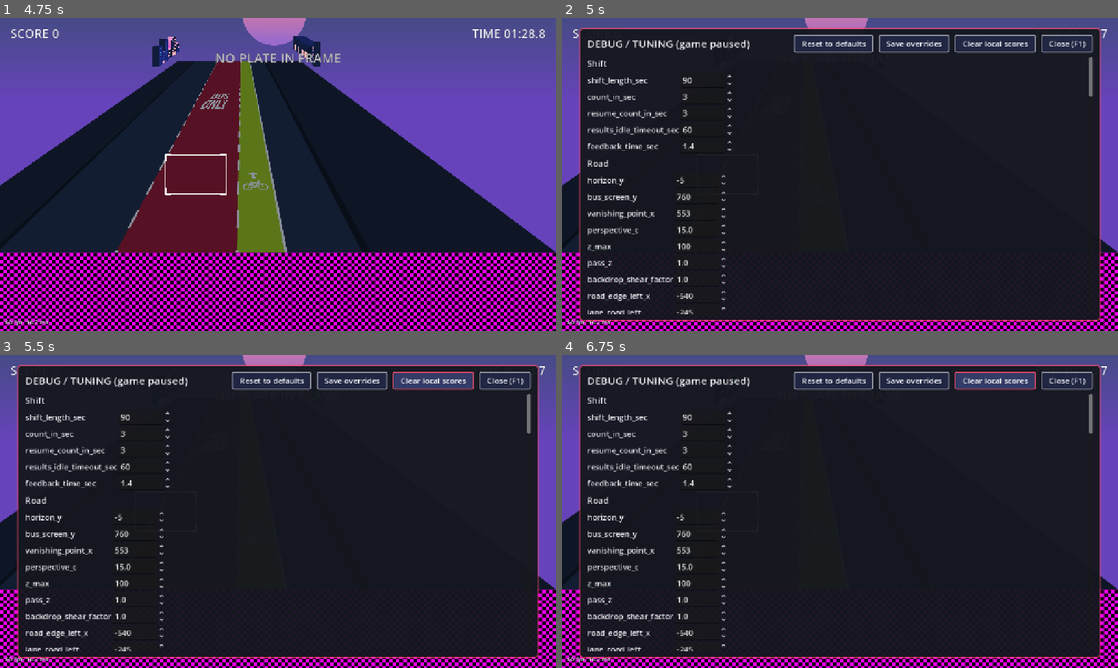
Above: before the commit, frames 1-4 (two rows, left to right).
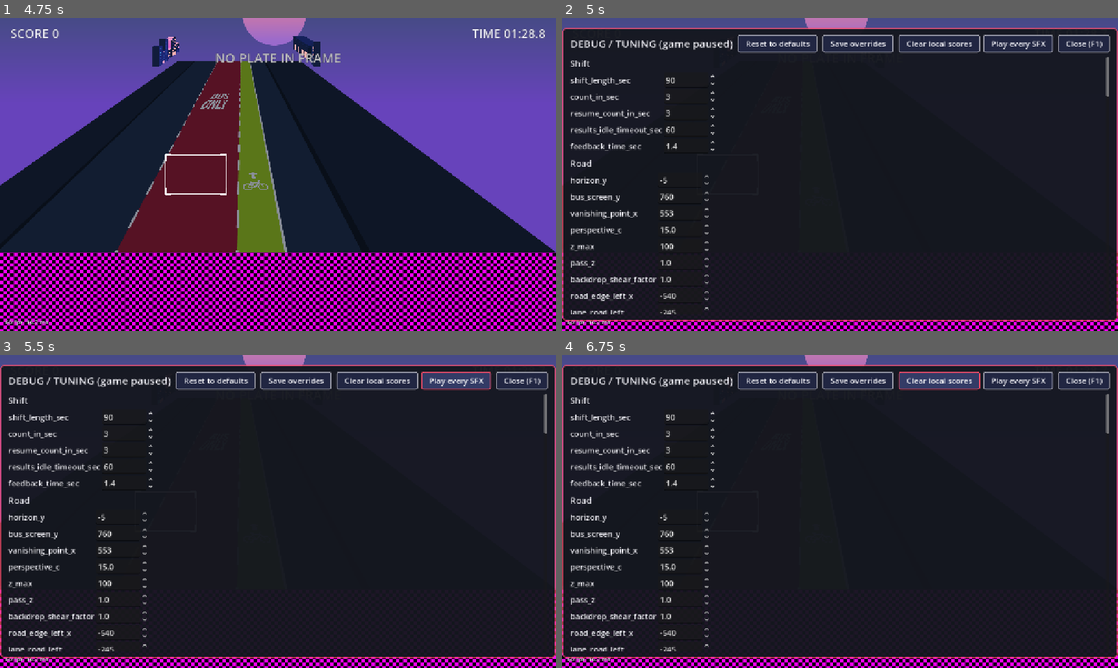
Above: after the commit, the same moments.

Repository: tkforgeworks/robo-narc
Game: Godot game, scene res://scenes/core/main.tscn
The game is run twice, just before and just after one commit, with the same random seed, the same clock (stepped at 60 frames per second) and the same inputs.
Inputs (mouse positions are in pixels of both pictures, inside the frame that each line leads up to):
- Up to frame 1 (4.75 s): click "START SHIFT" at 0.5 s; tap Enter at 1.25, 3.5 s; move the mouse to (400, 158) at 1.27 s; hold D (move_right) 1.28-2 s; hold Space (capture) 1.28-2 s; click (400, 158) at 1.42 s; drag from (166, 190) to (250, 237) at 2.02 s; move the mouse to (333, 105) at 2.77 s; hold D (move_right) 2.78-3.5 s; hold Shift 2.78-3.5 s; tap Space (capture) at 3.05 s; drag from (250, 237) to (111, 127) at 3.52 s; move the mouse to (444, 221) at 4.27 s; hold A (move_left) from 4.28 s (still down); hold Space (capture) from 4.28 s (still down); tap Ctrl at 4.35 s
- Up to frame 2 (5 s): keep holding A (move_left); keep holding Space (capture); tap F1 (debug_menu) at 4.9 s
- Up to frame 3 (5.5 s): release A (move_left) at 5 s; release Space (capture) at 5 s; click (455, 380) at 5 s, where only the run after the commit has a clickable "Play every SFX"
- Up to frame 4 (6.75 s): click (1017, 380) at 5.75 s, where only the run after the commit has a clickable "Play every SFX"; click "Clear local scores" at 6.5 s

Frame 1 is identical in both runs. In frame 2, 11% of the frame differs, in the area x 0-100%, y 3-97%; in frame 3, 11%; in frame 4, 12%.

Commit message:
feat: audio cues, honk scheduler, music loop, and placeholder sounds (US6)
AudioCues resolves the seven SFX events (.ogg first, .wav accepted) into a
pooled player set on the SFX bus and stays a silent no-op for missing files.
ShiftSounds maps count-in, shutter, capture, miss, and shift-end events to
cues; HonkScheduler rolls honk_probability on swerves, merges, and passes.
MusicPlayer loops the background track on the Music bus. Generated WAV
placeholders ship for every hook so testers can hear them; the debug menu
gains a "Play every SFX" action.

Co-Authored-By: Claude Fable 5.1 <noreply@anthropic.com>

Diff:
--- a/scenes/core/main.tscn
+++ b/scenes/core/main.tscn
@@ -8,6 +8,7 @@
 [ext_resource type="PackedScene" path="res://scenes/screens/title_screen.tscn" id="6_title"]
 [ext_resource type="Script" path="res://src/core/app/letterbox.gd" id="7_letterbox"]
 [ext_resource type="PackedScene" path="res://scenes/core/touch_controls.tscn" id="8_touch"]
+[ext_resource type="Script" path="res://src/core/app/music_player.gd" id="9_music"]
 
 [node name="Main" type="Node"]
 script = ExtResource("1_main")
@@ -25,6 +26,9 @@
 [node name="AudioMixer" type="Node" parent="."]
 script = ExtResource("5_mixer")
 
+[node name="MusicPlayer" type="AudioStreamPlayer" parent="AudioMixer"]
+script = ExtResource("9_music")
+
 [node name="Letterbox" type="CanvasLayer" parent="."]
 layer = 50
 visible = false
--- a/scenes/game/gameplay.tscn
+++ b/scenes/game/gameplay.tscn
@@ -12,6 +12,9 @@
 [ext_resource type="PackedScene" path="res://scenes/game/count_in.tscn" id="10_countin"]
 [ext_resource type="PackedScene" path="res://scenes/game/hud.tscn" id="11_hud"]
 [ext_resource type="PackedScene" path="res://scenes/game/bus_overlay.tscn" id="12_bus"]
+[ext_resource type="Script" path="res://src/game/audio/audio_cues.gd" id="13_cues"]
+[ext_resource type="Script" path="res://src/game/audio/honk_scheduler.gd" id="14_honks"]
+[ext_resource type="Script" path="res://src/game/audio/shift_sounds.gd" id="15_sounds"]
 
 [node name="GameplayScreen" type="Node2D"]
 script = ExtResource("1_gameplay")
@@ -51,3 +54,12 @@
 [node name="CountIn" parent="Overlay/Frame" instance=ExtResource("10_countin")]
 
 [node name="Hud" parent="." instance=ExtResource("11_hud")]
+
+[node name="AudioCues" type="Node" parent="."]
+script = ExtResource("13_cues")
+
+[node name="HonkScheduler" type="Node" parent="."]
+script = ExtResource("14_honks")
+
+[node name="ShiftSounds" type="Node" parent="."]
+script = ExtResource("15_sounds")
--- /dev/null
+++ b/src/core/app/music_player.gd
@@ -0,0 +1,34 @@
+class_name MusicPlayer
+extends AudioStreamPlayer
+## Loops the background track on the Music bus when a file exists (`.ogg`
+## preferred, `.wav` accepted). Without one it stays silent and logs once
+## (spec FR-039). Keeps playing through pauses so menus are not abrupt.
+
+const TAG := "Music"
+const EXTENSIONS: PackedStringArray = ["ogg", "wav"]
+
+## Path without extension.
+@export var track: String = "res://assets/audio/music/background"
+
+
+func _ready() -> void:
+	bus = "Music"
+	process_mode = Node.PROCESS_MODE_ALWAYS
+	stream = resolve(track)
+	if stream == null:
+		DebugLog.info(TAG, "no track at %s.{%s}; music off" % [track, ",".join(EXTENSIONS)])
+		return
+	if "loop" in stream:
+		stream.set("loop", true)
+	# Streams without a loop flag (WAV) restart on finish; a small gap is fine
+	# for placeholder music.
+	finished.connect(play)
+	play()
+
+
+static func resolve(base_path: String) -> AudioStream:
+	for ext in EXTENSIONS:
+		var path := "%s.%s" % [base_path, ext]
+		if ResourceLoader.exists(path):
+			return load(path) as AudioStream
+	return null
--- /dev/null
+++ b/src/game/audio/audio_cues.gd
@@ -0,0 +1,98 @@
+class_name AudioCues
+extends Node
+## Plays named sound effects on the SFX bus. Resolves one stream per event at
+## ready (`.ogg` preferred, `.wav` accepted); events without a file are silent
+## no-ops and logged once (spec FR-038, FR-039). Playback rotates through a
+## small player pool so overlapping cues do not cut each other off.
+
+signal played(event: String)
+
+const TAG := "Audio"
+const EVENTS: PackedStringArray = ["count_in_tick", "shutter", "capture_correct",
+		"capture_wrong", "miss", "honk", "shift_end"]
+const EXTENSIONS: PackedStringArray = ["ogg", "wav"]
+const BUS := "SFX"
+const POOL_SIZE := 6
+const PREVIEW_GAP_SEC := 0.45
+
+## Folder holding `<event>.ogg` / `<event>.wav`.
+@export var sfx_dir: String = "res://assets/audio/sfx"
+
+var _streams: Dictionary = {}
+var _players: Array[AudioStreamPlayer] = []
+var _next_player: int = 0
+var _warned_unknown: Dictionary = {}
+
+
+func _ready() -> void:
+	process_mode = Node.PROCESS_MODE_ALWAYS
+	for event in EVENTS:
+		_streams[event] = resolve(sfx_dir, event)
+	for i in POOL_SIZE:
+		var player := AudioStreamPlayer.new()
+		player.bus = BUS
+		add_child(player)
+		_players.append(player)
+	_report()
+
+
+## The stream for `event` in `dir`, trying each extension in order, or null.
+static func resolve(dir: String, event: String) -> AudioStream:
+	for ext in EXTENSIONS:
+		var path := dir.path_join("%s.%s" % [event, ext])
+		if ResourceLoader.exists(path):
+			return load(path) as AudioStream
+	return null
+
+
+func is_resolved(event: String) -> bool:
+	return _streams.get(event) != null
+
+
+func missing_events() -> PackedStringArray:
+	var missing := PackedStringArray()
+	for event in EVENTS:
+		if not is_resolved(event):
+			missing.append(event)
+	return missing
+
+
+## Plays `event` if it has a stream. Unknown names log once and are ignored.
+func play(event: String) -> void:
+	if not _streams.has(event):
+		if not _warned_unknown.has(event):
+			_warned_unknown[event] = true
+			DebugLog.warn(TAG, "unknown sfx event '%s'" % event)
+		return
+	var stream: AudioStream = _streams[event]
+	if stream == null:
+		return
+	var player := _free_player()
+	player.stream = stream
+	player.play()
+	played.emit(event)
+
+
+## Plays every resolved cue in turn; the debug menu offers this so an operator
+## can hear each one without waiting for the event.
+func preview_all() -> void:
+	for event in EVENTS:
+		play(event)
+		await get_tree().create_timer(PREVIEW_GAP_SEC, true).timeout
+
+
+func _free_player() -> AudioStreamPlayer:
+	for player in _players:
+		if not player.playing:
+			return player
+	var player := _players[_next_player]
+	_next_player = (_next_player + 1) % POOL_SIZE
+	return player
+
+
+func _report() -> void:
+	var missing := missing_events()
+	if missing.is_empty():
+		DebugLog.info(TAG, "all %d sfx events resolved from %s" % [EVENTS.size(), sfx_dir])
+	else:
+		DebugLog.warn(TAG, "no audio for %d event(s): %s" % [missing.size(), ", ".join(missing)])
--- /dev/null
+++ b/src/game/audio/honk_scheduler.gd
@@ -0,0 +1,40 @@
+class_name HonkScheduler
+extends Node
+## Rolls `honk_probability` whenever traffic interacts with the bus: the bus
+## swerves out, a moving car merges out of its way, or a moving car is passed.
+## A hit plays the honk cue.
+
+signal honked
+
+var config: TuningConfig
+var rng := RandomNumberGenerator.new()
+
+var _cues: AudioCues = null
+
+
+func _ready() -> void:
+	if config == null:
+		config = Tuning.config
+
+
+func bind(bus_driver: BusDriver, vehicle_layer: VehicleLayer, cues: AudioCues) -> void:
+	_cues = cues
+	bus_driver.swerve_started.connect(roll)
+	bus_driver.vehicle_merging.connect(func(_vehicle: Vehicle) -> void: roll())
+	vehicle_layer.vehicles_passed.connect(on_vehicles_passed)
+
+
+## Parked cars do not honk; each moving car that goes by gets one roll.
+func on_vehicles_passed(passed: Array[Vehicle]) -> void:
+	for vehicle in passed:
+		if not vehicle.is_stationary():
+			roll()
+
+
+func roll() -> void:
+	var chance := config.honk_probability
+	if chance <= 0.0 or rng.randf() > chance:
+		return
+	honked.emit()
+	if _cues != null:
+		_cues.play("honk")
--- /dev/null
+++ b/src/game/audio/shift_sounds.gd
@@ -0,0 +1,26 @@
+class_name ShiftSounds
+extends Node
+## Connects shift events to their AudioCues event names (spec FR-038), so the
+## mapping lives in one place and GameplayScreen only composes.
+
+const CAPTURE_CUES: Dictionary = {
+	CaptureOutcome.Kind.CORRECT: "capture_correct",
+	CaptureOutcome.Kind.WRONG: "capture_wrong",
+}
+
+
+func bind(count_in: CountIn, capture_box: CaptureBox, score_keeper: ScoreKeeper,
+		clock: ShiftClock, cues: AudioCues) -> void:
+	count_in.tick_played.connect(func(_number: int) -> void: cues.play("count_in_tick"))
+	capture_box.capture_attempted.connect(func(_rect: Rect2) -> void: cues.play("shutter"))
+	score_keeper.capture_applied.connect(func(outcome: CaptureOutcome) -> void:
+		var cue := cue_for_capture(outcome.kind)
+		if not cue.is_empty():
+			cues.play(cue))
+	score_keeper.miss_applied.connect(func(_verdict: Verdict) -> void: cues.play("miss"))
+	clock.ended.connect(func() -> void: cues.play("shift_end"))
+
+
+## Empty for outcomes that only get the shutter (too far, empty, already captured).
+static func cue_for_capture(kind: CaptureOutcome.Kind) -> String:
+	return CAPTURE_CUES.get(kind, "")
--- a/src/game/shift/score_keeper.gd
+++ b/src/game/shift/score_keeper.gd
@@ -4,6 +4,9 @@
 ## feedback text. Point values come from the live TuningConfig.
 
 signal score_changed(score: int, delta: int, feedback: String)
+## Emitted after the outcome has its points and feedback filled in.
+signal capture_applied(outcome: CaptureOutcome)
+signal miss_applied(verdict: Verdict)
 
 const TAG := "Score"
 
@@ -50,12 +53,14 @@
 		CaptureOutcome.Kind.ALREADY_CAPTURED:
 			outcome.feedback = "ALREADY CAPTURED"
 	_add(outcome.points, outcome.feedback)
+	capture_applied.emit(outcome)
 
 
 func apply_miss(verdict: Verdict) -> void:
 	_result.missed += 1
 	var points := config.points_missed
 	_add(points, "%+d MISSED %s" % [points, verdict.label])
+	miss_applied.emit(verdict)
 
 
 func finish() -> ShiftResult:
--- a/src/game/traffic/bus_driver.gd
+++ b/src/game/traffic/bus_driver.gd
@@ -8,6 +8,8 @@
 signal swerve_started
 signal swerve_ended
 signal speed_changed(road_speed: float)
+## A moving bus-lane car was told to merge out of the bus's way.
+signal vehicle_merging(vehicle: Vehicle)
 
 enum LaneTarget { BUS_LANE, PASSING_LANE }
 
@@ -57,6 +59,7 @@
 		if nearest_moving.z < config.merge_trigger_z and not nearest_moving.merging:
 			nearest_moving.merge_to(config.lane_passing_center()
 					+ rng.randf_range(-MERGE_JITTER, MERGE_JITTER))
+			vehicle_merging.emit(nearest_moving)
 	_approach_speed(desired, delta)
 
 
--- a/src/game/vehicles/vehicle_layer.gd
+++ b/src/game/vehicles/vehicle_layer.gd
@@ -3,6 +3,9 @@
 ## Holds the live vehicles, advances them, and reports which ones have passed
 ## under the bus. Freeing is a separate step so judgment can run first. In
 ## debug builds it can outline every plate rect (show_plate_rects tunable).
+
+## Vehicles that went behind the camera this frame, before they are freed.
+signal vehicles_passed(passed: Array[Vehicle])
 
 var config: TuningConfig
 var vehicles: Array[Vehicle] = []
@@ -24,6 +27,8 @@
 	for vehicle in vehicles:
 		if vehicle.advance(delta, road_speed, camera_x):
 			passed.append(vehicle)
+	if not passed.is_empty():
+		vehicles_passed.emit(passed)
 	if config.show_plate_rects:
 		queue_redraw()
 	return passed
--- a/src/screens/gameplay_screen.gd
+++ b/src/screens/gameplay_screen.gd
@@ -30,6 +30,9 @@
 @onready var _capture_box: CaptureBox = $Overlay/Frame/CaptureBox
 @onready var _count_in: CountIn = $Overlay/Frame/CountIn
 @onready var _hud: Hud = $Hud
+@onready var _cues: AudioCues = $AudioCues
+@onready var _honks: HonkScheduler = $HonkScheduler
+@onready var _sounds: ShiftSounds = $ShiftSounds
 
 
 ## Children read `config` in their own _ready, which runs before ours, so the
@@ -38,7 +41,7 @@
 	if config == null:
 		config = Tuning.config
 	for path: String in ["RoadView", "BusStopZones", "VehicleLayer", "VehicleSpawner",
-			"BusDriver", "ShiftClock", "ScoreKeeper", "Overlay/Frame/BusOverlay",
+			"BusDriver", "ShiftClock", "ScoreKeeper", "HonkScheduler", "Overlay/Frame/BusOverlay",
 			"Overlay/Frame/CaptureBox", "Hud/Frame/FeedbackBanner"]:
 		get_node(path).config = config
 
@@ -53,6 +56,8 @@
 	_count_in.finished.connect(_on_count_in_finished)
 	_capture_box.capture_attempted.connect(_on_capture_attempted)
 	_score_keeper.score_changed.connect(_on_score_changed)
+	_sounds.bind(_count_in, _capture_box, _score_keeper, _clock, _cues)
+	_honks.bind(_bus_driver, _vehicle_layer, _cues)
 	get_viewport().size_changed.connect(_apply_playfield)
 	_apply_playfield()
 
@@ -91,6 +96,10 @@
 	tuning.reset.connect(func() -> void:
 		_clock.set_duration(config.shift_length_sec)
 		_hud.set_time(_clock.time_left))
+
+
+func bind_debug_menu(menu: DebugMenu) -> void:
+	menu.register_action("Play every SFX", _cues.preview_all)
 
 
 func bind_input_source(input_source: InputSource) -> void:
--- /dev/null
+++ b/tests/core/test_music_player.gd
@@ -0,0 +1,18 @@
+extends GutTest
+
+
+func test_plays_the_placeholder_track_on_the_music_bus() -> void:
+	var music := MusicPlayer.new()
+	add_child_autofree(music)
+	assert_not_null(music.stream)
+	assert_eq(music.bus, &"Music")
+	assert_true(music.playing)
+	assert_true(music.finished.is_connected(music.play), "restarts on finish")
+
+
+func test_missing_track_is_silent_without_errors() -> void:
+	var music := MusicPlayer.new()
+	music.track = "res://assets/audio/music/nothing_here"
+	add_child_autofree(music)
+	assert_null(music.stream)
+	assert_false(music.playing)
--- /dev/null
+++ b/tests/game/test_audio_cues.gd
@@ -0,0 +1,56 @@
+extends GutTest
+
+var _cues: AudioCues
+
+
+func before_each() -> void:
+	_cues = AudioCues.new()
+	add_child_autofree(_cues)
+	watch_signals(_cues)
+
+
+func test_every_event_resolves_from_the_placeholder_set() -> void:
+	assert_eq(_cues.missing_events().size(), 0, str(_cues.missing_events()))
+	for event in AudioCues.EVENTS:
+		assert_true(_cues.is_resolved(event), event)
+
+
+func test_play_starts_a_pooled_player_on_the_sfx_bus() -> void:
+	_cues.play("shutter")
+	assert_signal_emitted_with_parameters(_cues, "played", ["shutter"])
+	var playing := 0
+	for child in _cues.get_children():
+		var player := child as AudioStreamPlayer
+		assert_eq(player.bus, &"SFX")
+		if player.playing:
+			playing += 1
+	assert_eq(playing, 1)
+
+
+func test_overlapping_cues_use_separate_players() -> void:
+	for i in AudioCues.POOL_SIZE + 2:
+		_cues.play("honk")
+	assert_signal_emit_count(_cues, "played", AudioCues.POOL_SIZE + 2, "pool wraps, never drops")
+
+
+func test_unknown_event_is_ignored() -> void:
+	_cues.play("explosion")
+	_cues.play("explosion")
+	assert_signal_not_emitted(_cues, "played")
+
+
+func test_missing_files_are_silent_no_ops() -> void:
+	var silent := AudioCues.new()
+	silent.sfx_dir = "res://assets/audio/nowhere"
+	add_child_autofree(silent)
+	watch_signals(silent)
+	assert_eq(silent.missing_events().size(), AudioCues.EVENTS.size())
+	silent.play("shutter")
+	assert_signal_not_emitted(silent, "played")
+
+
+func test_ogg_is_preferred_over_wav() -> void:
+	var stream := AudioCues.resolve("res://assets/audio/sfx", "honk")
+	assert_not_null(stream)
+	assert_true(stream is AudioStreamWAV, "only the wav placeholder exists today")
+	assert_null(AudioCues.resolve("res://assets/audio/sfx", "nope"))
--- /dev/null
+++ b/tests/game/test_honk_scheduler.gd
@@ -0,0 +1,67 @@
+extends GutTest
+
+const VEHICLE_SCENE: PackedScene = preload("res://scenes/game/vehicle.tscn")
+
+var _config: TuningConfig
+var _honks: HonkScheduler
+var _driver: BusDriver
+var _layer: VehicleLayer
+var _cues: AudioCues
+
+
+func before_each() -> void:
+	_config = TuningConfig.new()
+	_honks = HonkScheduler.new()
+	_honks.config = _config
+	_driver = BusDriver.new()
+	_driver.config = _config
+	_layer = VehicleLayer.new()
+	_layer.config = _config
+	_cues = AudioCues.new()
+	for node: Node in [_driver, _layer, _cues, _honks]:
+		add_child_autofree(node)
+	_honks.bind(_driver, _layer, _cues)
+	watch_signals(_honks)
+	watch_signals(_cues)
+
+
+func _vehicle(moving: bool) -> Vehicle:
+	var vehicle: Vehicle = VEHICLE_SCENE.instantiate()
+	vehicle.config = _config
+	var motion := Vehicle.Motion.MOVING if moving else Vehicle.Motion.CURB_PARKED
+	vehicle.setup(0.0, 50.0, motion, 10.0, VehicleStyle.make_default("t"), 0)
+	add_child_autofree(vehicle)
+	return vehicle
+
+
+func test_certain_probability_honks_on_swerve_merge_and_pass() -> void:
+	_config.honk_probability = 1.0
+	_driver.swerve_started.emit()
+	_driver.vehicle_merging.emit(_vehicle(true))
+	var passed: Array[Vehicle] = [_vehicle(true), _vehicle(true)]
+	_layer.vehicles_passed.emit(passed)
+	assert_signal_emit_count(_honks, "honked", 4)
+	assert_signal_emit_count(_cues, "played", 4)
+
+
+func test_parked_cars_do_not_honk() -> void:
+	_config.honk_probability = 1.0
+	var passed: Array[Vehicle] = [_vehicle(false)]
+	_layer.vehicles_passed.emit(passed)
+	assert_signal_not_emitted(_honks, "honked")
+
+
+func test_zero_probability_never_honks() -> void:
+	_config.honk_probability = 0.0
+	for i in 20:
+		_driver.swerve_started.emit()
+	assert_signal_not_emitted(_honks, "honked")
+
+
+func test_probability_is_roughly_honoured() -> void:
+	_config.honk_probability = 0.5
+	_honks.rng.seed = 42
+	for i in 400:
+		_honks.roll()
+	var count: int = get_signal_emit_count(_honks, "honked")
+	assert_between(count, 150, 250)
--- /dev/null
+++ b/tests/game/test_shift_sounds.gd
@@ -0,0 +1,64 @@
+extends GutTest
+## The composed gameplay scene fires the right cue for each shift event.
+
+const GAMEPLAY_SCENE: PackedScene = preload("res://scenes/game/gameplay.tscn")
+
+var _screen: GameplayScreen
+var _cues: AudioCues
+
+
+func before_each() -> void:
+	var config := TuningConfig.new()
+	config.shift_length_sec = 5.0
+	config.count_in_sec = 0.0
+	config.spawn_interval_start = 100.0
+	config.spawn_interval_end = 100.0
+	_screen = GAMEPLAY_SCENE.instantiate()
+	_screen.config = config
+	add_child_autofree(_screen)
+	_cues = _screen.get_node("AudioCues")
+	watch_signals(_cues)
+
+
+func _played() -> Array:
+	var events: Array = []
+	for i in get_signal_emit_count(_cues, "played"):
+		events.append(get_signal_parameters(_cues, "played", i)[0])
+	return events
+
+
+func test_capture_press_plays_shutter_only_when_nothing_is_framed() -> void:
+	_screen.enter(null)
+	(_screen.get_node("ShiftClock") as ShiftClock).begin_running()
+	(_screen.get_node("Overlay/Frame/CaptureBox") as CaptureBox).try_capture()
+	assert_eq(_played(), ["shutter"])
+
+
+func test_correct_wrong_and_miss_map_to_their_cues() -> void:
+	var keeper: ScoreKeeper = _screen.get_node("ScoreKeeper")
+	_screen.enter(null)
+	keeper.apply_capture(CaptureOutcome.new(CaptureOutcome.Kind.CORRECT, null,
+			Verdict.of(Verdict.Kind.BUS_LANE)))
+	keeper.apply_capture(CaptureOutcome.new(CaptureOutcome.Kind.WRONG, null, Verdict.innocent()))
+	keeper.apply_capture(CaptureOutcome.new(CaptureOutcome.Kind.TOO_FAR))
+	keeper.apply_miss(Verdict.of(Verdict.Kind.BIKE_LANE))
+	assert_eq(_played(), ["capture_correct", "capture_wrong", "miss"])
+
+
+func test_shift_end_plays_when_the_clock_runs_out() -> void:
+	_screen.enter(null)
+	var clock: ShiftClock = _screen.get_node("ShiftClock")
+	clock.begin_running()
+	clock.time_left = 0.01
+	await wait_seconds(0.2)
+	assert_true(_played().has("shift_end"))
+
+
+func test_count_in_ticks_play() -> void:
+	(_screen.get_node("Overlay/Frame/CountIn") as CountIn).run(2.0)
+	assert_eq(_played(), ["count_in_tick"], "first tick shows immediately")
+
+
+func test_capture_cue_table() -> void:
+	assert_eq(ShiftSounds.cue_for_capture(CaptureOutcome.Kind.CORRECT), "capture_correct")
+	assert_eq(ShiftSounds.cue_for_capture(CaptureOutcome.Kind.EMPTY), "")
Not shown, added: assets/audio/music/background.wav.import
Not shown, added: assets/audio/sfx/capture_correct.wav.import
Not shown, added: assets/audio/sfx/capture_wrong.wav.import
Not shown, added: assets/audio/sfx/count_in_tick.wav.import
Not shown, added: assets/audio/sfx/honk.wav.import
Not shown, added: assets/audio/sfx/miss.wav.import
Not shown, added: assets/audio/sfx/shift_end.wav.import
Not shown, added: assets/audio/sfx/shutter.wav.import
Not shown: 1 places in scenes/core/main.tscn that only renumber resources
Not shown: 1 places in scenes/game/gameplay.tscn that only renumber resources
Not shown, added: src/core/app/music_player.gd.uid
Not shown, added: src/game/audio/audio_cues.gd.uid
(and 16 more such lines)
